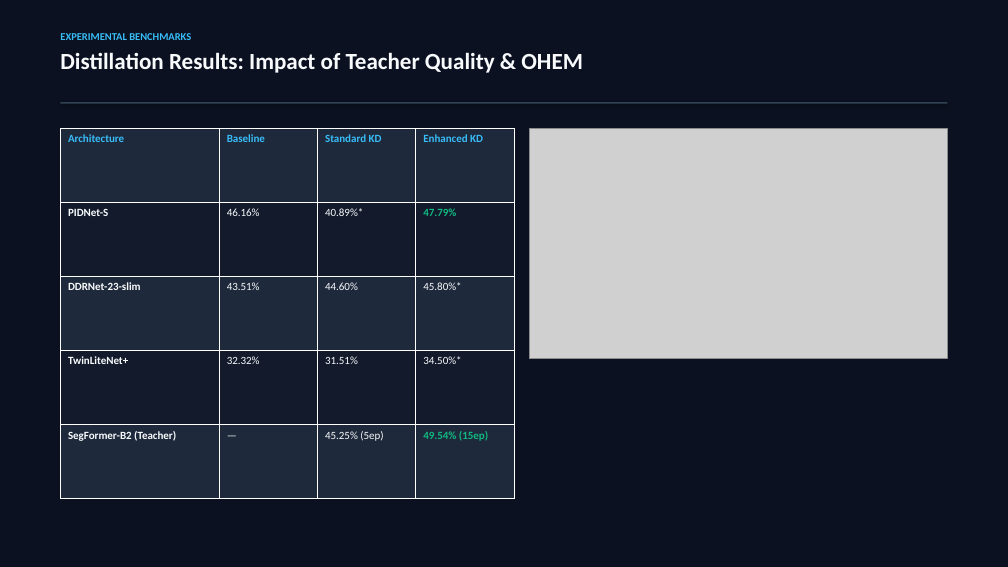
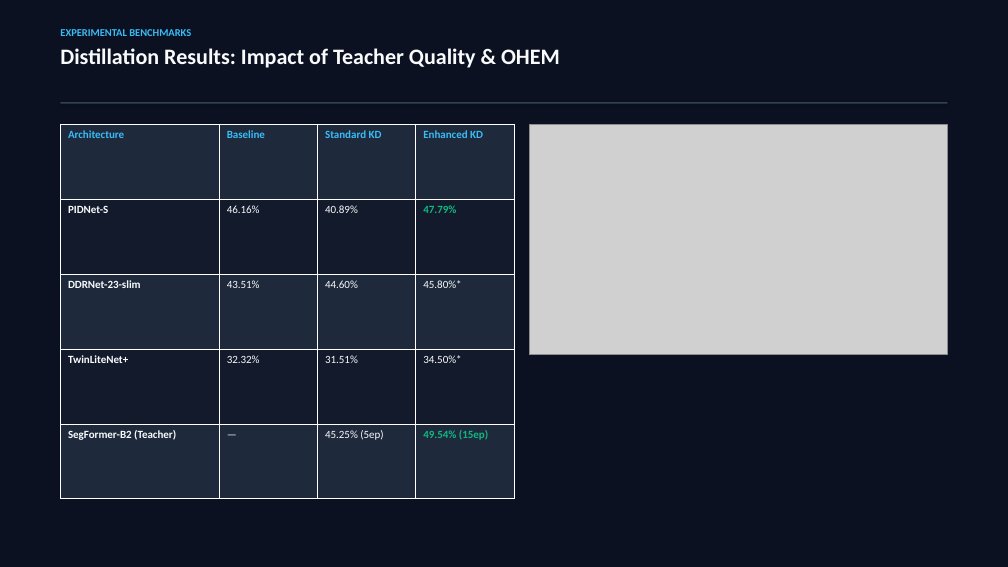
Before and after one commit to Gitansh-Bansal/AI512_Project, a slide deck: slide 12 of presentation/Nighttime_Semantic_Segmentation_Presentation.pptx (slide 9 before the commit). Drawn at 1008x567 pixels with LibreOffice and Linux fonts; fonts in the diff are those of the drawing; grey boxes stand for pictures. Boxes give left, top, right and bottom in pixels: in the first picture for what was removed or moved away, otherwise in the second. Text is boxed around its words. In the diff, an @@ line names an element or a change of style, - is before the commit and + after.

```diff
--- a/presentation/Nighttime_Semantic_Segmentation_Presentation.pptx
+++ b/presentation/Nighttime_Semantic_Segmentation_Presentation.pptx
@@ text at box(60, 48, 560, 68): size 22 to 21 pt in "Distillation Results: Impact of Teacher Quality & ..." @@
@@ table at box(60, 125, 514, 499) @@
-row 2, column 3: 40.89%*
+row 2, column 3: 40.89%
@@ table: place and size @@
-table at box(60, 129, 514, 499)
+table at box(60, 125, 514, 499)
@@ picture: place and size @@
-picture at box(529, 129, 948, 358)
+picture at box(529, 125, 948, 355)
```
Also in this commit, not shown: 11 other slides changed, 4 slides added, 1 slide removed, 5 other files.
